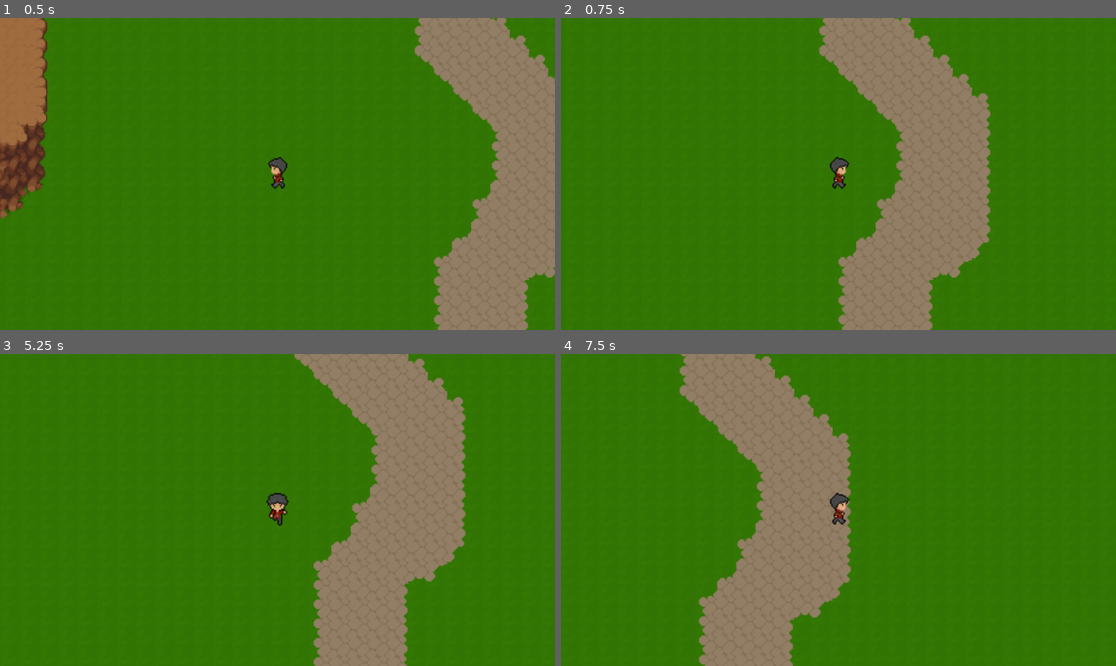
Above: before the commit, frames 1-4 (two rows, left to right).
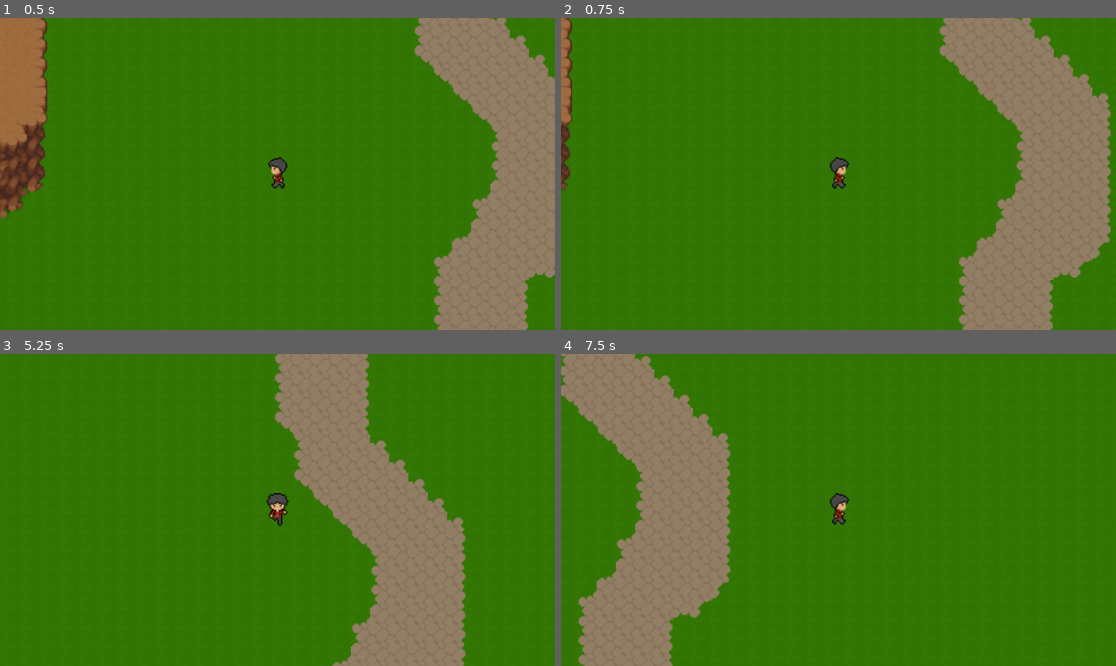
Above: after the commit, the same moments.

Repository: whizary/Pizza-Delivery
Game: Godot game, scene res://main.tscn
Same seed, same stepped clock (60 frames per second), same inputs: the game is played once before the commit and once after it.
Inputs:
- Up to frame 1 (0.5 s): no input
- Up to frame 2 (0.75 s): tap Enter at 0.5 s; hold D (move_right) from 0.53 s (still down); tap Q (KEY_Q, bound only before the commit) at 0.6 s
- Up to frame 3 (5.25 s): tap Space (KEY_SPACE, bound only after the commit) at 0.77, 0.8, 1.07, 1.35, 1.52, 1.82, 2.3, 3.02, 3.32, 3.77, 3.8, 4.07, 4.35, 4.52, 4.82 s; release D (move_right) at 1.28 s; hold S (move_down) 1.28-2.03 s; tap Q (KEY_Q, bound only before the commit) at 1.55, 2.1, 3.05, 3.6, 4.55, 5.1 s; hold D (move_right) 2.03-2.78 s; hold W (move_up) 2.78-3.53 s; tap Shift at 2.85 s; hold A (move_left) 3.53-5.03 s; hold S (move_down) from 5.03 s (still down)
- Up to frame 4 (7.5 s): tap Space (KEY_SPACE, bound only after the commit) at 5.3, 6.02, 6.32, 6.77, 6.8, 7.07, 7.35 s; release S (move_down) at 5.78 s; hold D (move_right) 5.78-6.53 s; tap Shift at 5.85 s; tap Q (KEY_Q, bound only before the commit) at 6.05, 6.6 s; hold W (move_up) 6.53-7.28 s; hold D (move_right) from 7.28 s (still down)

Frame 1 is identical in both runs. In frame 2, 38% of the frame differs, in the area x 0-100%, y 0-100%; in frame 3, 19%; in frame 4, 37%.

Commit message:
Fixade folders och keybind för dodge

Diff:
--- a/main.tscn
+++ b/main.tscn
@@ -1,18 +1,18 @@
 [gd_scene load_steps=17 format=3 uid="uid://cd7q33iju0h7a"]
 
 [ext_resource type="Script" path="res://movement.gd" id="1_amgfo"]
-[ext_resource type="Texture2D" uid="uid://rr1v2a1gnax8" path="res://Characters/IdleBack.webp" id="1_qo8cd"]
-[ext_resource type="Texture2D" uid="uid://brpn8puhc6ujn" path="res://Characters/IdleFront.png" id="1_xmroj"]
-[ext_resource type="Texture2D" uid="uid://kw5mw2bmg37t" path="res://Characters/IdleLeft.webp" id="3_da3xp"]
-[ext_resource type="Texture2D" uid="uid://bilnupcx0ytwo" path="res://Characters/IdleRight.webp" id="4_32nv4"]
-[ext_resource type="Texture2D" uid="uid://bomn5g8wcr7ma" path="res://Characters/WalkRightRight.webp" id="4_bj7qf"]
-[ext_resource type="Texture2D" uid="uid://bka5ky4x74kag" path="res://Characters/WalkBackR.webp" id="5_ify2i"]
-[ext_resource type="Texture2D" uid="uid://dr6obc3si86c5" path="res://Characters/WalkRL.webp" id="5_uusdn"]
-[ext_resource type="Texture2D" uid="uid://bxnousctgrjmi" path="res://Characters/WalkBackL.webp" id="6_g8a6i"]
-[ext_resource type="Texture2D" uid="uid://csutm3h64noe5" path="res://Characters/WalkForwardR.webp" id="7_gagy4"]
-[ext_resource type="Texture2D" uid="uid://upecsyisvhd5" path="res://Characters/WalkForwardL.webp" id="8_4l2fk"]
-[ext_resource type="Texture2D" uid="uid://2bb5elh3aeap" path="res://Characters/WalkLL.webp" id="9_qyv2l"]
-[ext_resource type="Texture2D" uid="uid://d0apgbnks5pa4" path="res://Characters/WalkLR.webp" id="10_ysw8g"]
+[ext_resource type="Texture2D" uid="uid://rr1v2a1gnax8" path="res://Characters/Man/IdleBack.webp" id="1_qo8cd"]
+[ext_resource type="Texture2D" uid="uid://brpn8puhc6ujn" path="res://Characters/Man/IdleFront.png" id="1_xmroj"]
+[ext_resource type="Texture2D" uid="uid://kw5mw2bmg37t" path="res://Characters/Man/IdleLeft.webp" id="3_da3xp"]
+[ext_resource type="Texture2D" uid="uid://bilnupcx0ytwo" path="res://Characters/Man/IdleRight.webp" id="4_32nv4"]
+[ext_resource type="Texture2D" uid="uid://bomn5g8wcr7ma" path="res://Characters/Man/WalkRightRight.webp" id="4_bj7qf"]
+[ext_resource type="Texture2D" uid="uid://bka5ky4x74kag" path="res://Characters/Man/WalkBackR.webp" id="5_ify2i"]
+[ext_resource type="Texture2D" uid="uid://dr6obc3si86c5" path="res://Characters/Man/WalkRL.webp" id="5_uusdn"]
+[ext_resource type="Texture2D" uid="uid://bxnousctgrjmi" path="res://Characters/Man/WalkBackL.webp" id="6_g8a6i"]
+[ext_resource type="Texture2D" uid="uid://csutm3h64noe5" path="res://Characters/Man/WalkForwardR.webp" id="7_gagy4"]
+[ext_resource type="Texture2D" uid="uid://upecsyisvhd5" path="res://Characters/Man/WalkForwardL.webp" id="8_4l2fk"]
+[ext_resource type="Texture2D" uid="uid://2bb5elh3aeap" path="res://Characters/Man/WalkLL.webp" id="9_qyv2l"]
+[ext_resource type="Texture2D" uid="uid://d0apgbnks5pa4" path="res://Characters/Man/WalkLR.webp" id="10_ysw8g"]
 [ext_resource type="PackedScene" uid="uid://1awb575pkxov" path="res://Earth_map/Map.tscn" id="14_p5bhk"]
 
 [sub_resource type="SpriteFrames" id="SpriteFrames_8wl6k"]
--- a/movement.gd
+++ b/movement.gd
@@ -24,7 +24,7 @@
 	var forward = Input.is_action_pressed('move_down')
 
 	var run = Input.is_key_pressed(KEY_SHIFT)
-	var dodge = Input.is_action_just_pressed("KEY_Q")
+	var dodge = Input.is_action_just_pressed("KEY_SPACE")
 
 	#DODGE MECHANICS
 	if dodge && right && dodgeBool == true:
--- a/project.godot
+++ b/project.godot
@@ -39,8 +39,8 @@
 "events": [Object(InputEventKey,"resource_local_to_scene":false,"resource_name":"","device":-1,"window_id":0,"alt_pressed":false,"shift_pressed":false,"ctrl_pressed":false,"meta_pressed":false,"pressed":false,"keycode":0,"physical_keycode":83,"key_label":0,"unicode":115,"echo":false,"script":null)
 ]
 }
-KEY_Q={
+KEY_SPACE={
 "deadzone": 0.2,
-"events": [Object(InputEventKey,"resource_local_to_scene":false,"resource_name":"","device":0,"window_id":0,"alt_pressed":false,"shift_pressed":false,"ctrl_pressed":false,"meta_pressed":false,"pressed":false,"keycode":0,"physical_keycode":81,"key_label":0,"unicode":0,"echo":false,"script":null)
+"events": [Object(InputEventKey,"resource_local_to_scene":false,"resource_name":"","device":0,"window_id":0,"alt_pressed":false,"shift_pressed":false,"ctrl_pressed":false,"meta_pressed":false,"pressed":false,"keycode":0,"physical_keycode":32,"key_label":0,"unicode":0,"echo":false,"script":null)
 ]
 }
Renamed: Characters/IdleBack.webp -> Characters/Man/IdleBack.webp
Not shown, changed: Characters/Man/IdleBack.webp.import
Renamed: Characters/IdleFront.png -> Characters/Man/IdleFront.png
Not shown, changed: Characters/Man/IdleFront.png.import
Renamed: Characters/IdleLeft.webp -> Characters/Man/IdleLeft.webp
Not shown, changed: Characters/Man/IdleLeft.webp.import
Renamed: Characters/IdleRight.webp -> Characters/Man/IdleRight.webp
Not shown, changed: Characters/Man/IdleRight.webp.import
Renamed: Characters/WalkBackL.webp -> Characters/Man/WalkBackL.webp
Not shown, changed: Characters/Man/WalkBackL.webp.import
Renamed: Characters/WalkBackR.webp -> Characters/Man/WalkBackR.webp
Not shown, changed: Characters/Man/WalkBackR.webp.import
(and 12 more such lines)
